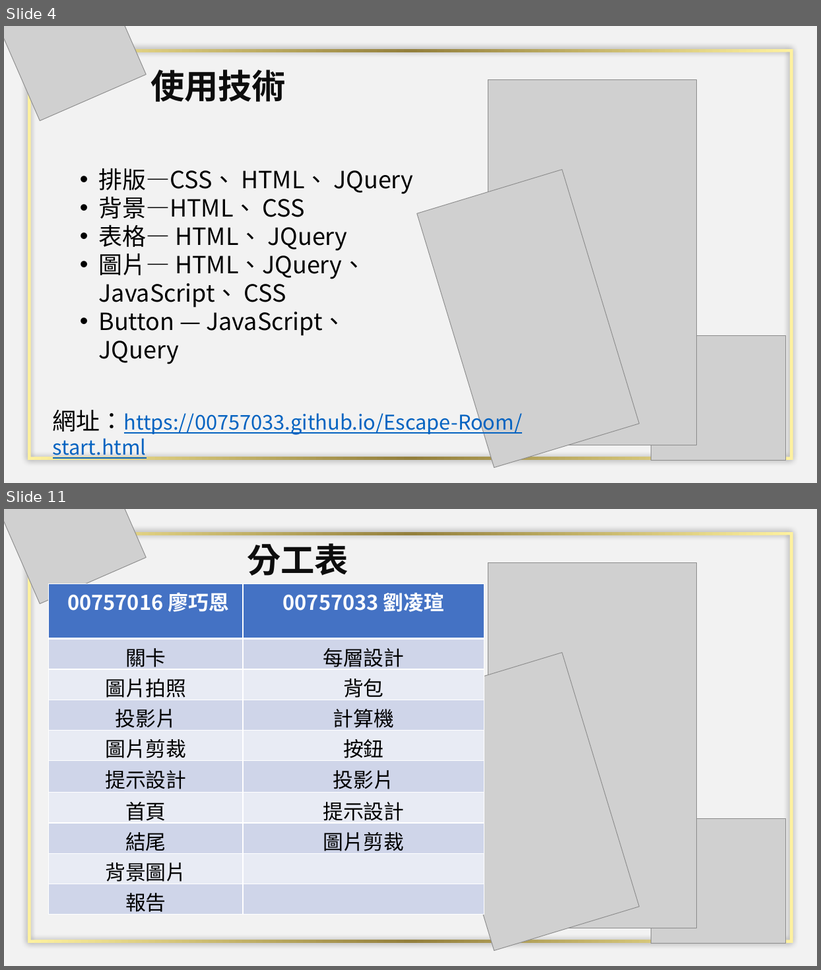
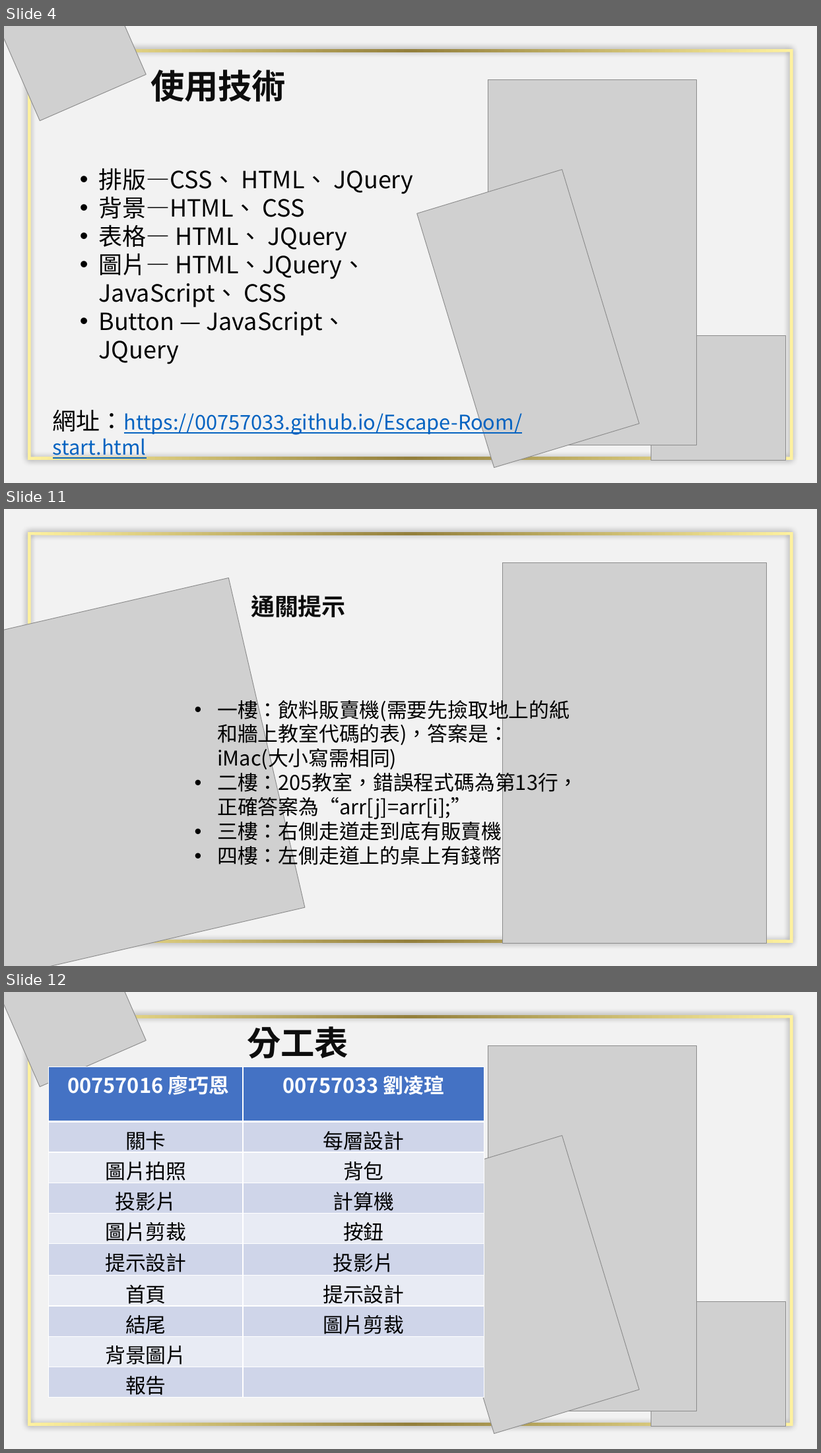
Before and after one commit to 00757033/Escape-Room, a slide deck: 系館密室大逃脫.pptx. Shown one above the other, each under a label of ours: slides 4 and 11 before the commit, slides 4, 11 and 12 after it; the slides between them are not shown. The pictures are 821x970 and 821x1453 pixels, drawn with LibreOffice and Linux fonts; fonts in the diff are those of the drawing; grey boxes stand for pictures. Boxes give left, top, right and bottom in pixels: in the first picture for what was removed or moved away, otherwise in the second. Text is boxed around its words. In the diff, an @@ line names an element or a change of style, - is before the commit and + after.

```diff
--- a/系館密室大逃脫.pptx
+++ b/系館密室大逃脫.pptx
@@ slide 11 added at bbox=[4, 509, 817, 966], background #FFFFFF @@
@@ rectangle added at bbox=[4, 509, 817, 966], fill #F2F2F2 @@
@@ frame added at bbox=[28, 531, 793, 943], fill gradient #FEF19F to #937F3C @@
@@ picture added at bbox=[503, 562, 767, 944] @@
@@ picture added at bbox=[4, 578, 305, 966] @@
@@ text added at bbox=[251, 595, 346, 618], 28 pt, text #0D0D0D, bold @@
+通關提示
@@ text added at bbox=[217, 696, 578, 869], 24 pt, text #000000 @@
+• 一樓：飲料販賣機(需要先撿取地上的紙和牆上教室代碼的表)，答案是：iMac(大小寫需相同)
+• 二樓：205教室，錯誤程式碼為第13行，正確答案為“arr[j]=arr[i];”
+• 三樓：右側走道走到底有販賣機
+• 四樓：左側走道上的桌上有錢幣
@@ what was slide 11 is now slide 12 @@
```
Also in this commit, not shown: 3 other files.
